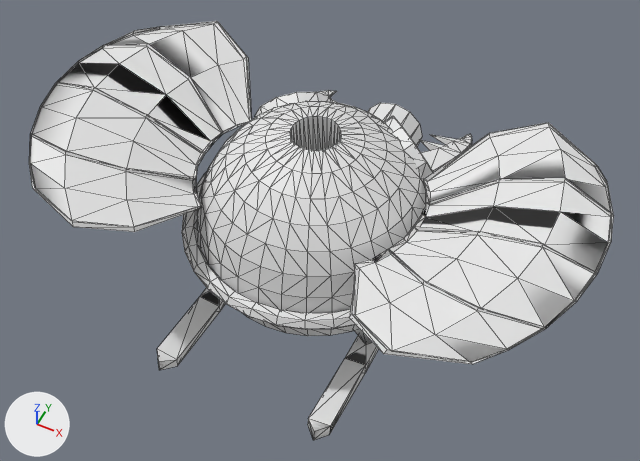
One commit to the OBJ model assets/player.obj: the scene before it, then after it.
Camera for both pictures: a 50 mm camera at (2.07, -4.06, 5.8) aimed at (0.03, 0.0, 0.72). The lights are fixed; the arrows at lower left show +X, +Y and +Z. Mesh edges are drawn as thin lines. Where no turn or scale is listed for an object, it has been applied to the vertices.

In view in the first picture: 'player'.
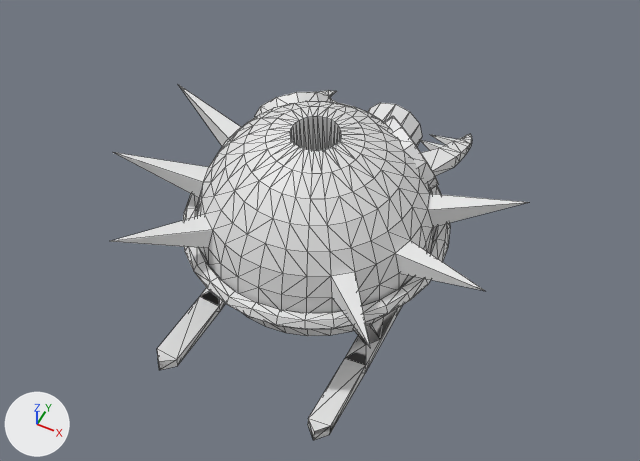
Changed parts and their boxes [x1, y1, x2, y2] in the pictures (640 x 461 px; the box of a moved part takes in the faces that stretch with it):
'player', reshaped (29% narrower, 15% shorter)
    before: [29, 21, 614, 440]
    after: [111, 85, 528, 440]
part 1 of me_player, deleted
    before: [349, 123, 614, 364]
part 2 of me_player, deleted
    before: [29, 21, 252, 232]
part 3 of me_player, moved or reshaped
    before: [200, 178, 354, 297]
    after: [111, 85, 528, 347]

What changed in the scene script:
```text
Change me_player:
    used by ob_player; location = (0.0, 0.0, 0.0)
    remove me_player.from_pydata(...)  # 1178 vertices, 2300 faces; spans x -2.06..2.06, y -1.33..1.71, z 0.06..1.7
    add me_player.from_pydata(...)  # 980 vertices, 1900 faces; spans x -1.46..1.46, y -1.33..1.71, z 0.06..1.7
    me_player part 1: the loose piece of 102 vertices spanning x 0.59..2.06, y -1.32..0.98, z 1.24..1.66 is deleted
    me_player part 2: the loose piece of 102 vertices spanning x -2.06..-0.59, y -1.32..0.98, z 1.24..1.66 is deleted
    me_player part 3
    64 faces are deleted
    6 vertices are added at (-1.46, 0.44, 1.28), (-1.45, -0.46, 1.3), (-0.97, -1.18, 1.28), (1.46, 0.44, 1.28), (1.45, -0.46, 1.3), (0.97, -1.18, 1.28)
    76 new faces join them
```
